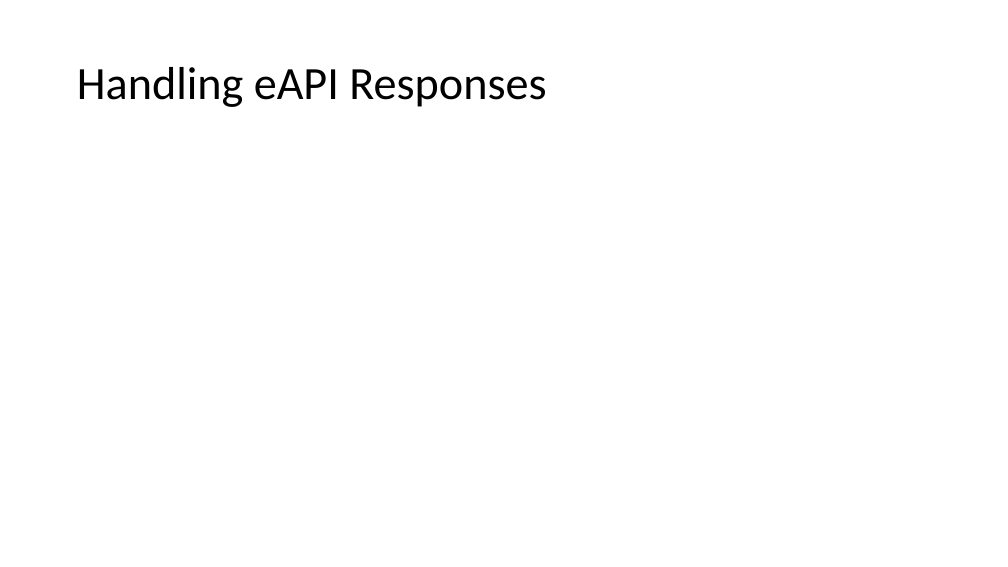
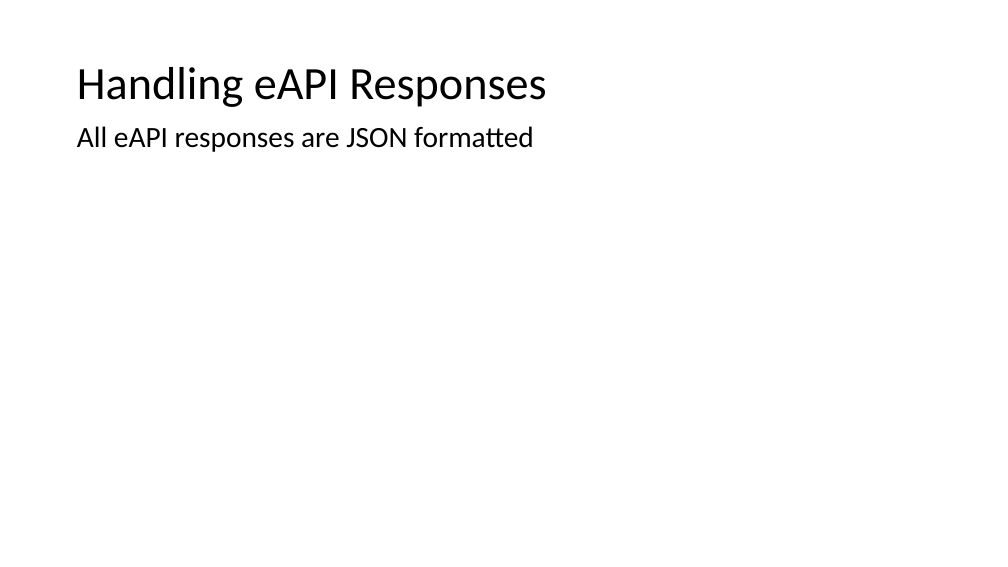
Before and after one commit to arista-northwest/arista-programmability, a slide deck: slide 7 of Arista Programmability.pptx (slide 6 before the commit). Drawn at 1008x567 pixels with LibreOffice and Linux fonts; fonts in the diff are those of the drawing. Boxes give left, top, right and bottom in pixels: in the first picture for what was removed or moved away, otherwise in the second. Text is boxed around its words. In the diff, an @@ line names an element or a change of style, - is before the commit and + after.

```diff
--- a/Arista Programmability.pptx
+++ b/Arista Programmability.pptx
@@ text added at (77, 126, 534, 152), 28 pt, text #000000 @@
+All eAPI responses are JSON formatted
```
Also in this commit, not shown: 2 other slides changed, 1 slide added, 1 other file.
